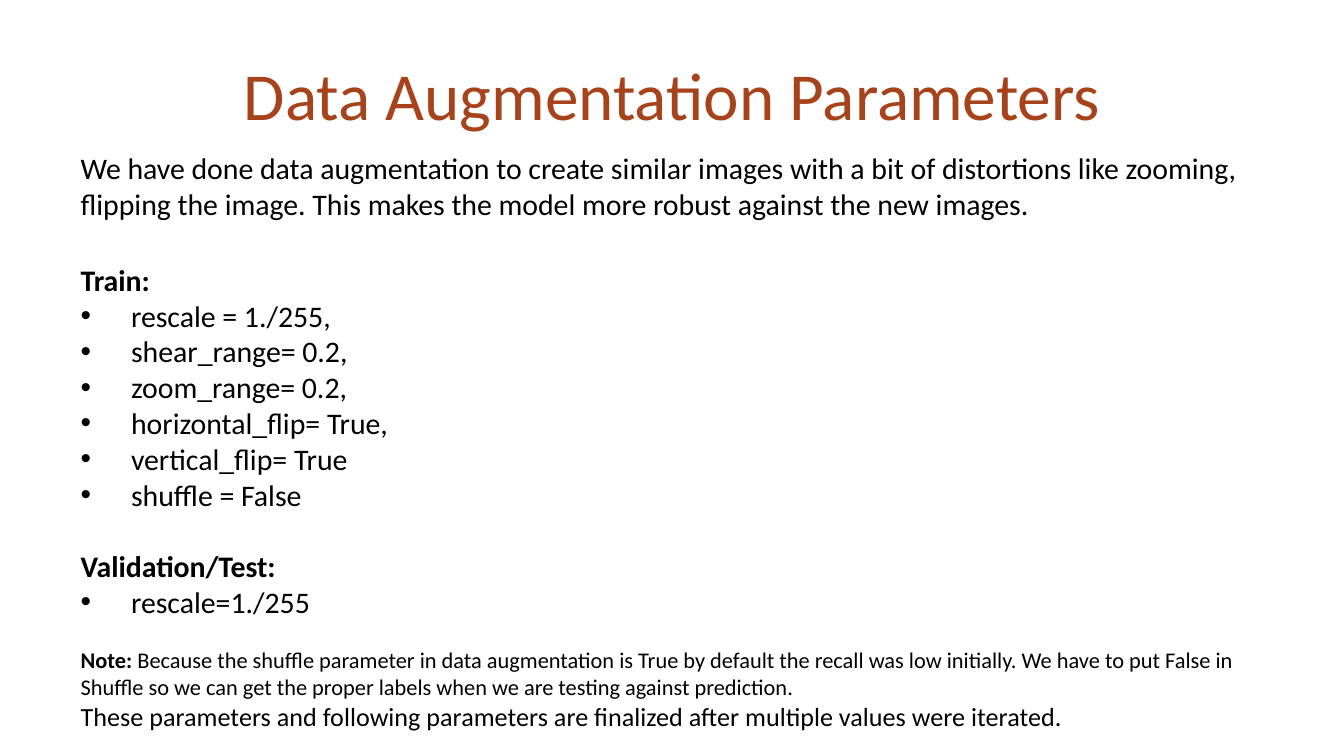
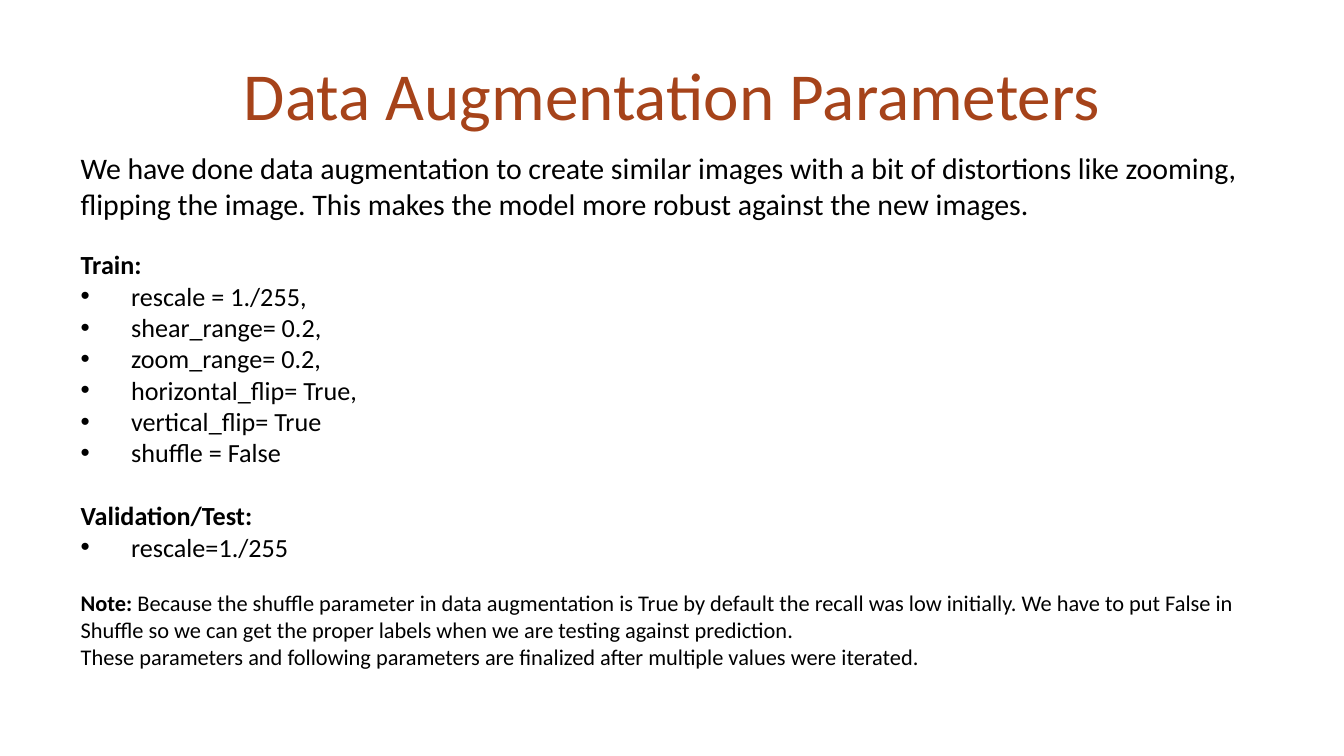
Before and after one commit to vaibhagarwal/Projects, a slide deck: slide 9 of Image_Classifcation_keras/Malaria_prediction_Presentation.pptx. Drawn at 1344x756 pixels with LibreOffice and Linux fonts; fonts in the diff are those of the drawing. Boxes give left, top, right and bottom in pixels: in the first picture for what was removed or moved away, otherwise in the second. Text is boxed around its words. In the diff, an @@ line names an element or a change of style, - is before the commit and + after.

```diff
--- a/Image_Classifcation_keras/Malaria_prediction_Presentation.pptx
+++ b/Image_Classifcation_keras/Malaria_prediction_Presentation.pptx
@@ text at (81, 255, 918, 669): size 16 to 14 pt in "Train:", "rescale = 1./255,", "shear_range= 0.2,", "zoom_range= 0.2," and 5 more places; size 14 to 12 pt in "These parameters and following parameters are finalized ..." @@
```
Also in this commit, not shown: 2 other slides changed.
